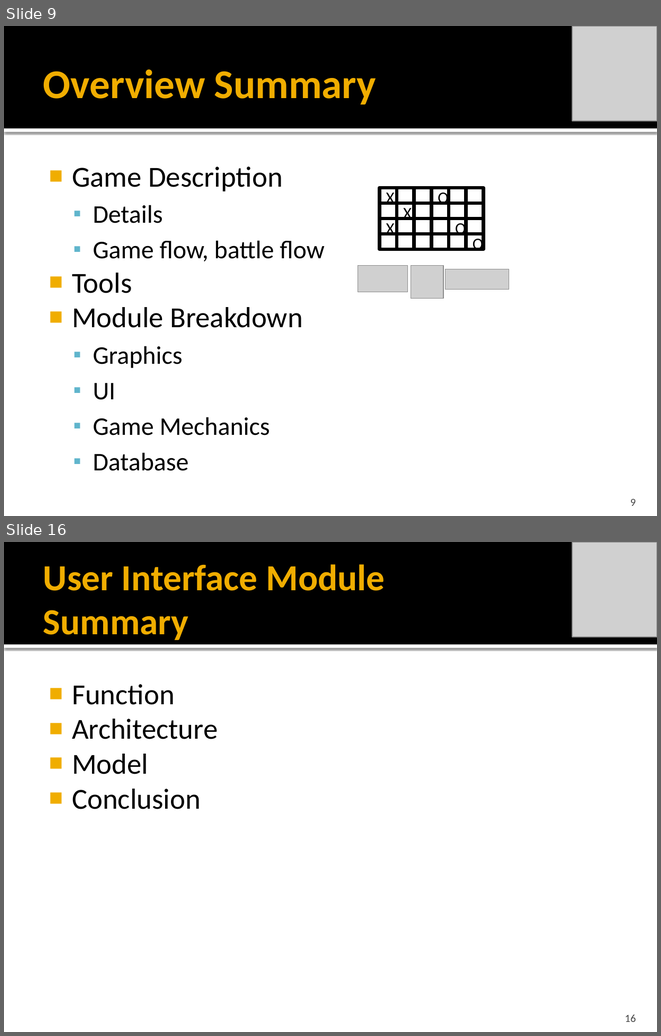
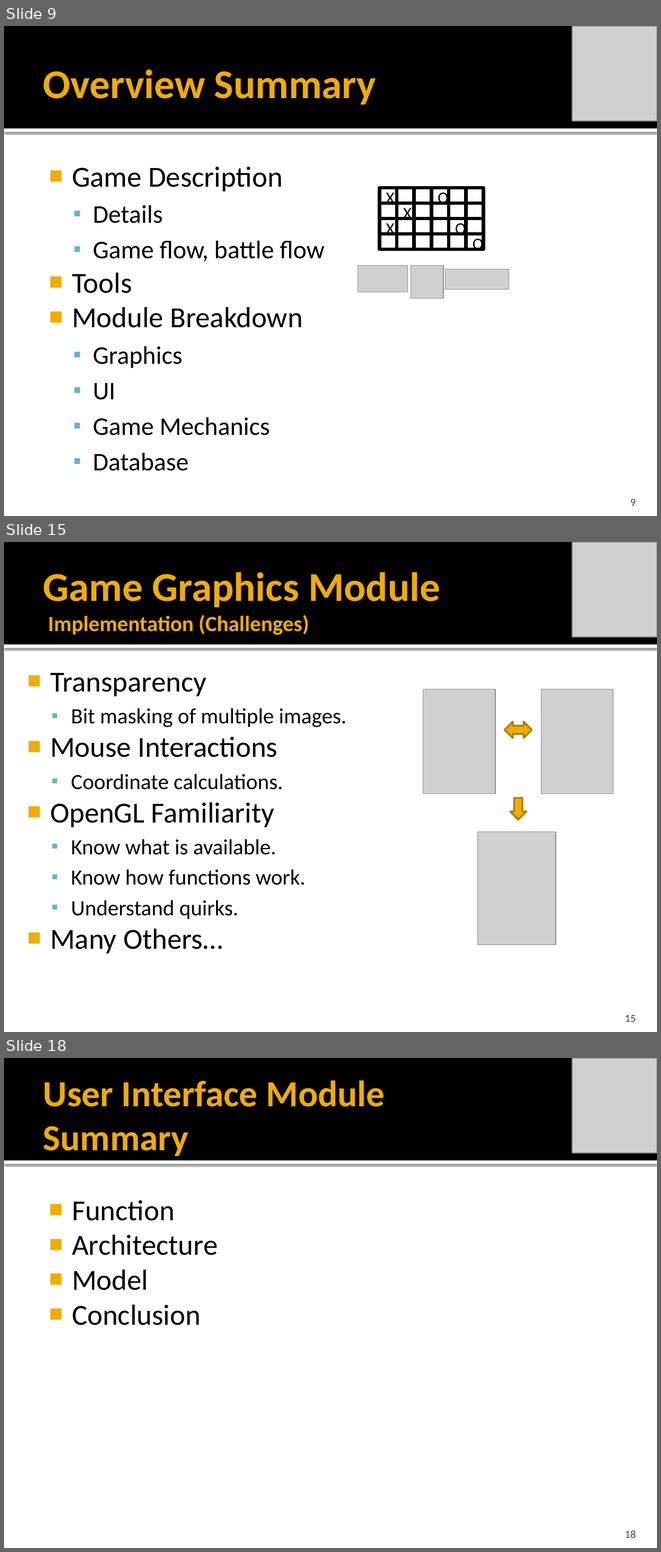
Before and after one commit to idxExtropy/duel-reality, a slide deck: Docs/DUEL REALITY .pptx. Shown one above the other, each under a label of ours: slides 9 and 16 before the commit, slides 9, 15 and 18 after it; the slides between them are not shown. The pictures are 661x1036 and 661x1552 pixels, drawn with LibreOffice and Linux fonts; fonts in the diff are those of the drawing; grey boxes stand for pictures. Boxes give left, top, right and bottom in pixels: in the first picture for what was removed or moved away, otherwise in the second. Text is boxed around its words. In the diff, an @@ line names an element or a change of style, - is before the commit and + after.

```diff
--- a/Docs/DUEL REALITY .pptx
+++ b/Docs/DUEL REALITY .pptx
@@ slide 15 added at [4, 542, 657, 1032], background #FFFFFF; not listed: 2 template elements that a slide beside it also shows @@
@@ picture added at [572, 542, 657, 637] @@
@@ title added at [43, 572, 440, 635], 24 pt, text #F0AD00, bold @@
+Game Graphics Module
+Implementation (Challenges)
@@ text added at [50, 673, 347, 953], 24 pt, text #000000 @@
+■ Transparency
+  ▪ Bit masking of multiple images.
+■ Mouse Interactions
+  ▪ Coordinate calculations.
+■ OpenGL Familiarity
+  ▪ Know what is available.
+  ▪ Know how functions work.
+  ▪ Understand quirks.
+■ Many Others…
@@ group added at [423, 689, 613, 945]: 3 pictures, 1 left right arrow, 1 down arrow @@
@@ page number added at [625, 1015, 636, 1022], 12 pt, text #454545 @@
+15
@@ what was slide 16 is now slide 18 @@
@@ page number at [625, 1530, 636, 1538]: text changed @@
-16
+18
```
Also in this commit, not shown: 5 slides changed, 2 other slides added, 1 slide removed.
